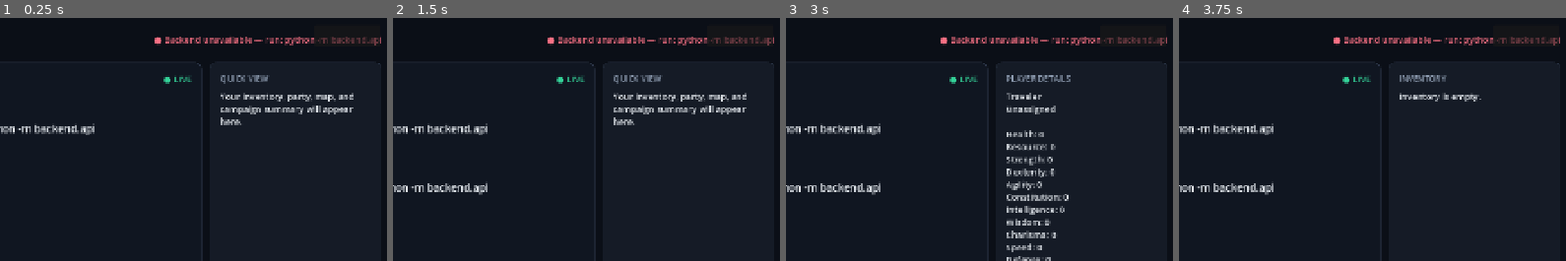
Above: before the commit, frames 1-4 (left to right).
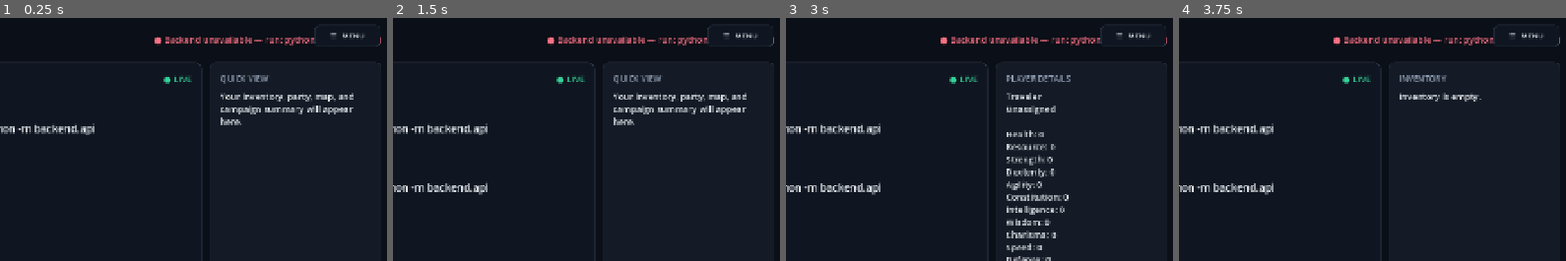
Above: after the commit, the same moments.

Repository: jjhartman2020-tech/the-shattered-realms
Game: Godot game, scene res://main.tscn
Two runs of this game, one before a commit and one after it. Both use one fixed random seed, a clock stepped at 60 frames per second and the inputs below.
Inputs (mouse positions are % of the whole screen's width and height, from its top left):
- Up to frame 1 (0.25 s): no input
- Up to frame 2 (1.5 s): click (45, 88) at 0.52 s; type "12" at 0.6 s; click "REFRESH STATE" at 1.25 s
- Up to frame 3 (3 s): click "SEND" at 2 s; click "PLAYER" at 2.75 s
- Up to frame 4 (3.75 s): click "INVENTORY" at 3.5 s
The pictures show only the part of the screen within x 50-100%, y 0-50%; the shares and areas given below are measured in that part.

The runs differ from the first frame. In frame 1, 0.4% of the frame differs, in the area x 81-99%, y 3-12%; in frame 2, 0.4%; in frame 3, 0.4%; in frame 4, 0.4%.
Error before the commit: Parse Error: Cannot infer the type of "creator_is_open" variable because the value doesn't have a set type. (res://menu_button_proxy.gd:44)

Commit message:
Fix explicit menu visibility type for Godot

Diff:
--- a/godot/menu_button_proxy.gd
+++ b/godot/menu_button_proxy.gd
@@ -41,7 +41,9 @@
 	if overlay == null:
 		overlay = get_parent().get_node_or_null("MenuOverlay")
 	var creator = get_parent().get_node_or_null("CharacterCreation")
-	var creator_is_open := creator != null and creator.visible
+	var creator_is_open: bool = false
+	if creator != null:
+		creator_is_open = bool(creator.visible)
 	visible = (overlay == null or not overlay.visible) and not creator_is_open
 
 
